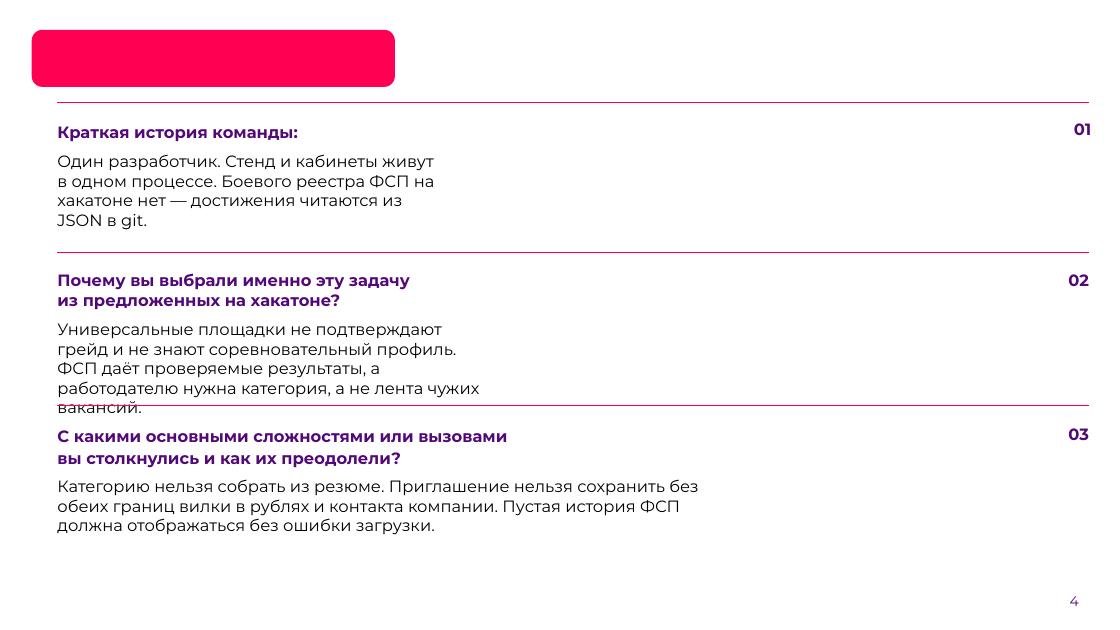
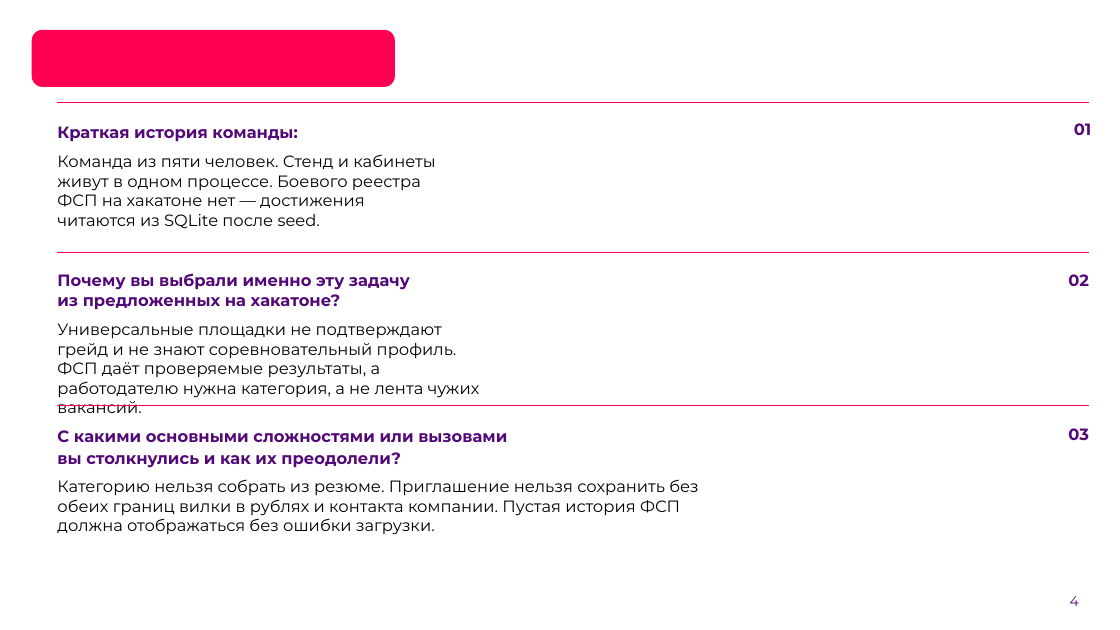
Before and after one commit to unhexx/hackaton_exception_expert, a slide deck: slide 4 of product/docs/prezentaciya.pptx. Drawn at 1120x630 pixels with LibreOffice and Linux fonts; fonts in the diff are those of the drawing; background and template pictures are left out. Boxes give left, top, right and bottom in pixels: in the first picture for what was removed or moved away, otherwise in the second. Text is boxed around its words. In the diff, an @@ line names an element or a change of style, - is before the commit and + after.

Commit message:
Уточнил состав команды на слайдах презентации
На слайде истории команды — пять человек, достижения ФСП читаются из SQLite. На слайде запуска стенд поднимается без обязательного compose.env.

```diff
--- a/product/docs/prezentaciya.pptx
+++ b/product/docs/prezentaciya.pptx
@@ text at (57,154,435,229): text changed @@
-Один разработчик. Стенд и кабинеты живут в одном процессе. Боевого реестра ФСП на хакатоне нет — достижения читаются из JSON в git.
+Команда из пяти человек. Стенд и кабинеты живут в одном процессе. Боевого реестра ФСП на хакатоне нет — достижения читаются из SQLite после seed.
```
Also in this commit, not shown: 1 other slide changed.
